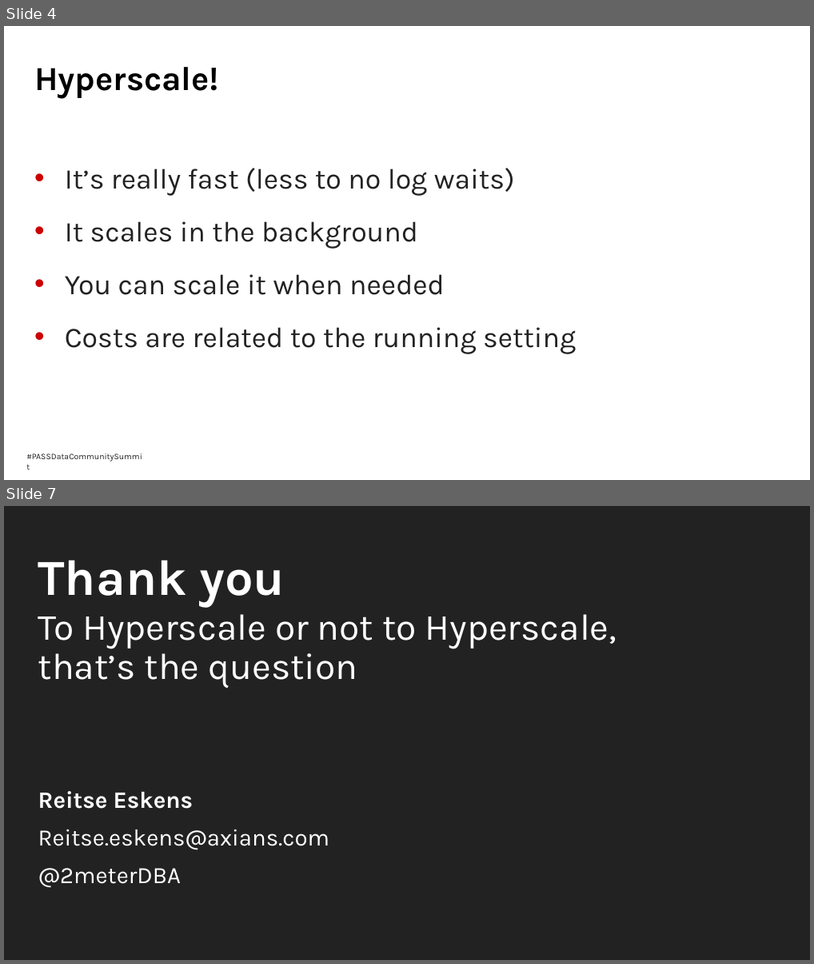
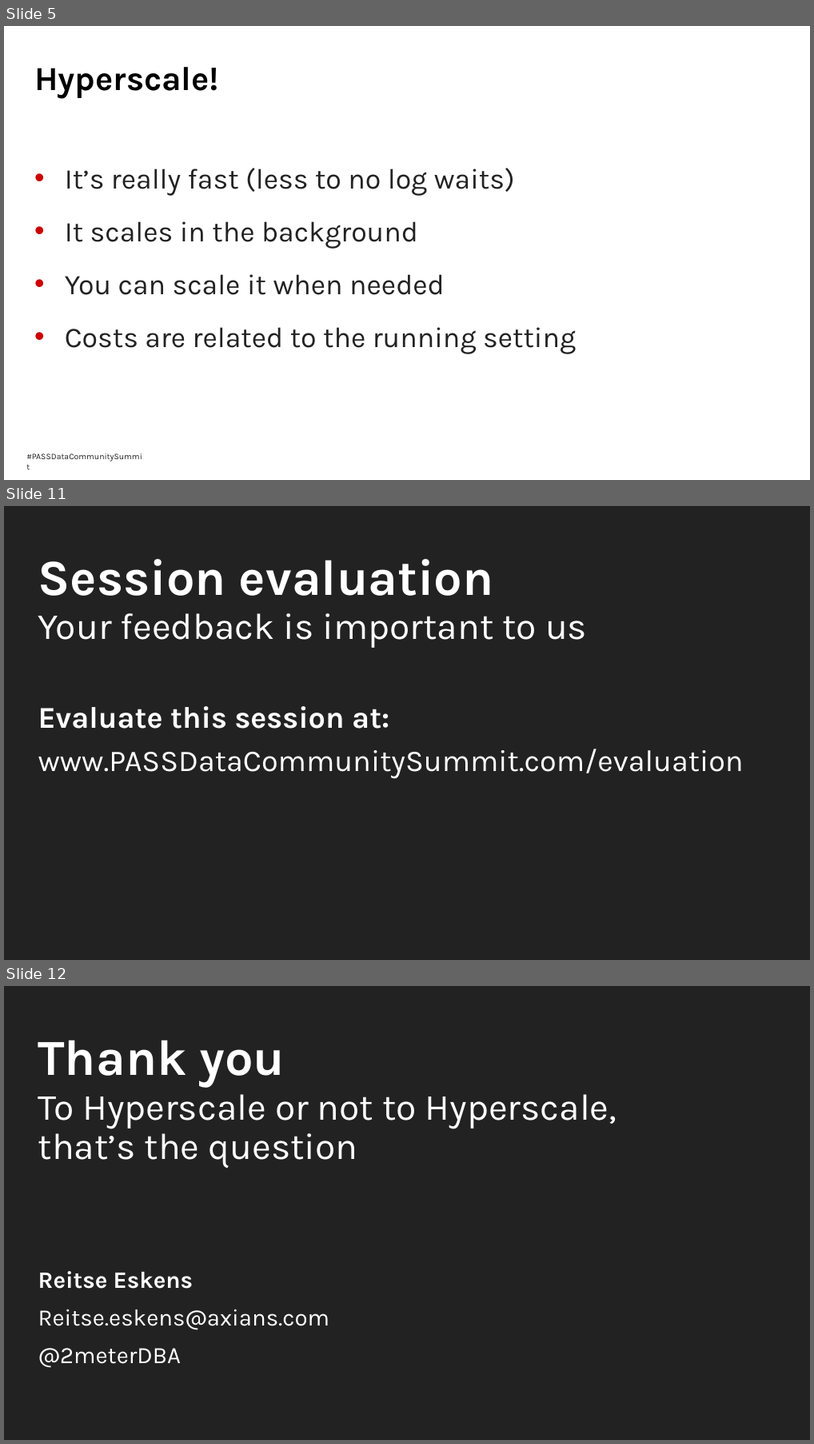
Before and after one commit to reitse/Speaking, a slide deck: 10-2021 Pass Summit/To Hyperscale or not to Hyperscale, that's.pptx. Shown one above the other, each under a label of ours: slides 4 and 7 before the commit, slides 5, 11 and 12 after it; the slides between them are not shown. The pictures are 814x964 and 814x1444 pixels, drawn with LibreOffice and Linux fonts; fonts in the diff are those of the drawing; background and template pictures are left out. Boxes give left, top, right and bottom in pixels: in the first picture for what was removed or moved away, otherwise in the second. Text is boxed around its words. In the diff, an @@ line names an element or a change of style, - is before the commit and + after.

```diff
--- a/10-2021 Pass Summit/To Hyperscale or not to Hyperscale, that's.pptx
+++ b/10-2021 Pass Summit/To Hyperscale or not to Hyperscale, that's.pptx
@@ slide 11 added at box(4, 506, 810, 960), background #222222 @@
@@ text added at box(38, 559, 494, 596), 60 pt, text #FFFFFF, bold @@
+Session evaluation
@@ text added at box(38, 613, 587, 648), 44 pt, text #FFFFFF @@
+Your feedback is important to us
@@ text added at box(38, 706, 390, 728), 36 pt, text #FFFFFF, bold @@
+Evaluate this session at:
@@ text added at box(38, 748, 744, 779), 36 pt, text #FFFFFF @@
+www.PASSDataCommunitySummit.com/evaluation
@@ what was slide 4 is now slide 5 @@
@@ what was slide 7 is now slide 12 @@
```
Also in this commit, not shown: 3 slides changed, 4 other slides added, 10 other files.
